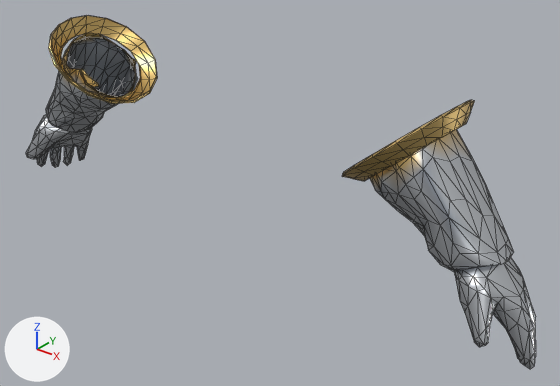
The glTF model assets_src/armor/aydor_0/heavy_b_hands.glb: old version first, new version second.
Camera for both pictures: a camera (50 mm lens) standing at (0.955, -0.975, 1.677) and looking at (0.088, 0.108, 1.005). Every picture has the same lights, and +X, +Y and +Z are marked at lower left. The first picture is the older version. Mesh edges are drawn as thin lines. Vertices at exactly the same position are counted once.

Names of what the first picture shows: 'heavy_b_hands'.
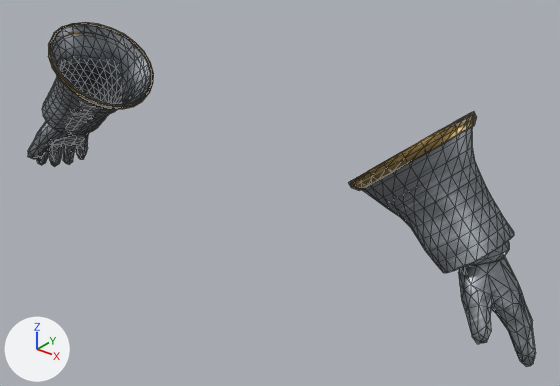
What differs and where, as boxes (x1, y1, x2, y2) in the pictures (560 x 386 px):
'heavy_b_hands', reshaped
    before: (26, 15, 536, 369)
    after: (28, 22, 536, 367)
part 1 of me_heavy_b_hands, rebuilt (17% shorter)
    before: (26, 33, 137, 167)
    after: (42, 24, 152, 135)
part 2 of me_heavy_b_hands, rebuilt (8% narrower, 34% shorter)
    before: (370, 129, 536, 369)
    after: (361, 115, 514, 273)
part 3 of me_heavy_b_hands, rebuilt
    before: (342, 100, 475, 181)
    after: (348, 111, 477, 190)
part 4 of me_heavy_b_hands, rebuilt
    before: (49, 15, 157, 104)
    after: (48, 22, 153, 109)
part 5 of me_heavy_b_hands, added
    after: (28, 121, 89, 167)
part 6 of me_heavy_b_hands, added
    after: (458, 241, 536, 367)

The change, as a diff of the scene's bpy script:
```diff
--- a/assets_src/armor/aydor_0/heavy_b_hands.glb.py
+++ b/assets_src/armor/aydor_0/heavy_b_hands.glb.py
@@ img_trim_c_png @@
+img_trim_c_png = load_image('trim_c.png', '../textures/trim_c.png', 128, 64, 'sRGB')
@@ img_trim_n_png @@
+img_trim_n_png = load_image('trim_n.png', '../textures/trim_n.png', 128, 64, 'Non-Color')
@@ img_trim_orm_png @@
+img_trim_orm_png = load_image('trim_orm.png', '../textures/trim_orm.png', 128, 64, 'Non-Color')
@@ img_steel_c_png @@
+img_steel_c_png = load_image('steel_c.png', '../textures/steel_c.png', 256, 256, 'sRGB')
@@ img_steel_n_png @@
+img_steel_n_png = load_image('steel_n.png', '../textures/steel_n.png', 256, 256, 'Non-Color')
@@ img_steel_orm_png @@
+img_steel_orm_png = load_image('steel_orm.png', '../textures/steel_orm.png', 256, 256, 'Non-Color')
@@ mat_trim @@
+mat_trim = bpy.data.materials.new('trim')
+# uses the picture img_trim_c_png
+# uses the picture img_trim_n_png
+# uses the picture img_trim_orm_png
@@ mat_steel @@
+mat_steel = bpy.data.materials.new('steel')
+# uses the picture img_steel_c_png
+# uses the picture img_steel_n_png
+# uses the picture img_steel_orm_png
@@ me_heavy_b_hands @@
 # used by ob_heavy_b_hands; location = (0.0, 0.0, 0.0)
-me_heavy_b_hands.from_pydata(...)  # 854 vertices, 1556 faces; spans x -0.65..0.649, y -0.045..0.208, z 0.872..1.279
-me_heavy_b_hands.materials.append(mat_metal)
+me_heavy_b_hands.from_pydata(...)  # 1454 vertices, 2657 faces; spans x -0.649..0.648, y -0.039..0.201, z 0.874..1.264
+# me_heavy_b_hands part 1: the loose piece of 359 vertices spanning x -0.65..-0.322, y -0.019..0.169, z 0.872..1.247 is rebuilt with 288 vertices and now spans x -0.574..-0.299, y -0.034..0.198, z 1.001..1.262, in mat_steel
+# me_heavy_b_hands part 2: the loose piece of 335 vertices spanning x 0.321..0.649, y -0.018..0.167, z 0.872..1.247 is rebuilt with 288 vertices and now spans x 0.299..0.573, y -0.036..0.198, z 1.001..1.261, in mat_steel
+# me_heavy_b_hands part 3: the loose piece of 80 vertices spanning x 0.283..0.469, y -0.044..0.207, z 1.122..1.279 is rebuilt with 120 vertices and now spans x 0.294..0.48, y -0.039..0.201, z 1.104..1.264, in mat_trim
+# me_heavy_b_hands part 4: the loose piece of 80 vertices spanning x -0.469..-0.284, y -0.045..0.208, z 1.122..1.279 is rebuilt with 120 vertices and now spans x -0.48..-0.294, y -0.037..0.201, z 1.104..1.264, in mat_trim
+# me_heavy_b_hands part 5: a new loose piece of 321 vertices spanning x -0.649..-0.469, y -0.016..0.144, z 0.874..1.09, in mat_steel
+# me_heavy_b_hands part 6: a new loose piece of 317 vertices spanning x 0.468..0.648, y -0.016..0.145, z 0.875..1.09, in mat_steel
+me_heavy_b_hands.materials.append(mat_steel)
+me_heavy_b_hands.materials.append(mat_trim)
```
